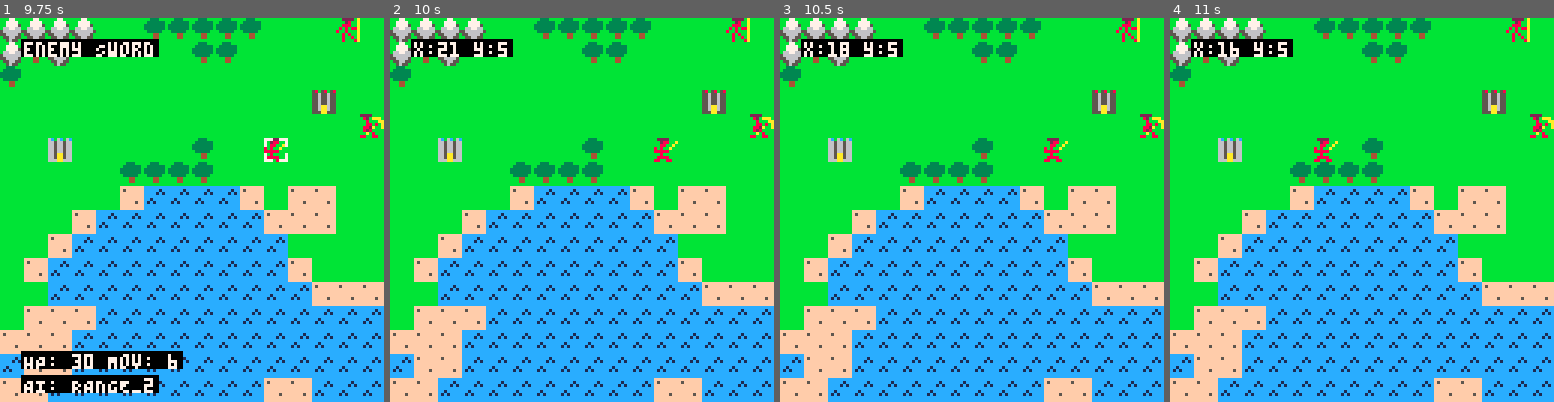
Above: before the commit, frames 1-4 (left to right).
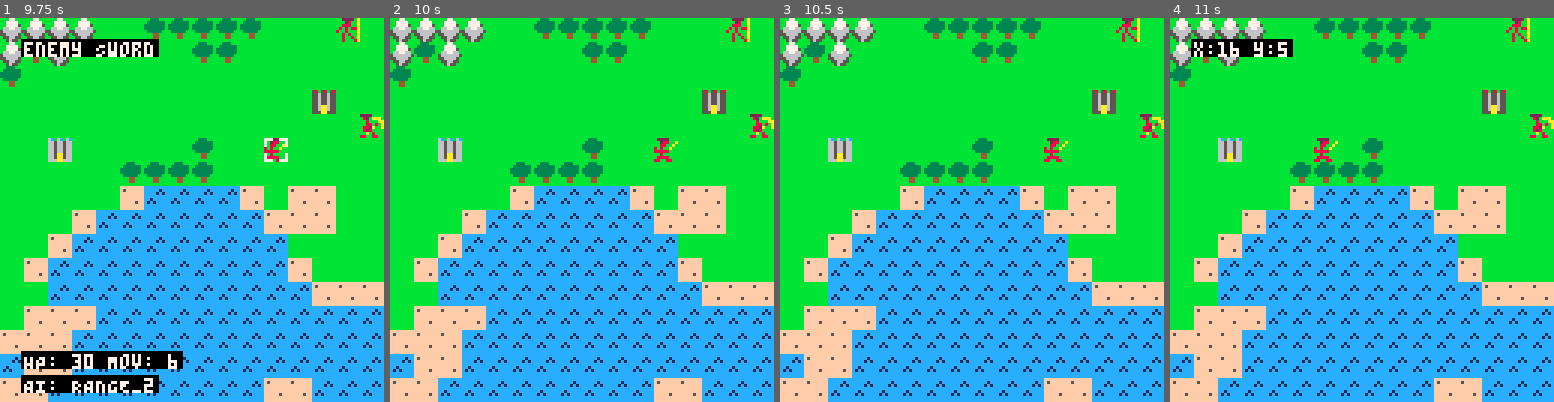
Above: after the commit, the same moments.

Repository: stavguo/pico-saga
Game: PICO-8 cartridge ftrpg.p8
The game is run twice, just before and just after one commit, with the same random seed, the same clock (stepped at 60 frames per second) and the same inputs.
Inputs:
- Up to frame 1 (9.75 s): tap X (X key) at 0.33, 1.07, 1.85, 2.97, 4.08, 5.2, 6.32, 7.43, 8.55, 9.67 s; tap O (Z key) at 0.7, 1.7, 2.1, 2.5, 2.9, 3.3, 3.7, 4.1, 4.5, 4.9, 5.3, 5.7, 6.1, 6.5, 6.9, 7.3, 7.7, 8.1, 8.5, 8.9, 9.3, 9.7 s; hold Right 1.6-2.1 s; hold Up 2.15-2.42 s; hold Right 2.47-3.03 s; hold Left 3.08-3.58 s; hold Down 3.63-3.97 s; hold Right 4.02-4.68 s; hold Up 4.73-5.03 s; hold Left 5.08-5.68 s; hold Down 5.73-6.03 s; hold Right 6.08-6.58 s; hold Right 6.63-7.13 s; hold Up 7.18-7.45 s; hold Right 7.5-8.07 s; hold Left 8.12-8.62 s; hold Down 8.67-9 s; hold Right 9.05-9.72 s
- Up to frame 2 (10 s): hold Up from 9.77 s (still down)
- Up to frame 3 (10.5 s): release Up at 10.07 s; tap O (Z key) at 10.1 s; hold Left from 10.12 s (still down)
- Up to frame 4 (11 s): tap O (Z key) at 10.5, 10.9 s; release Left at 10.72 s; hold Down from 10.77 s (still down); tap X (X key) at 10.78 s

Frame 1 is identical in both runs. In frame 2, 1.2% of the frame differs, in the area x 5-33%, y 5-11%; in frame 3, 1.2%; in frame 4, nothing differs.

Commit message:
Improved enemy turn and pathfinding with coroutines

Diff:
--- a/src/fsm.lua
+++ b/src/fsm.lua
@@ -43,6 +43,7 @@
             printh("", "logs/seeds.txt", true)
             _seeds_initialized = true
         end
+        printh("", "logs/debug.txt", true)
         printh(
             "Generated map with seed: " .. seed .."/" .. treeseed ..
             " at " .. stat(93) .. ":" .. stat(94) .. ":" .. stat(95),
@@ -411,47 +412,63 @@
 }, { __index = base_state })
 
 fsm.states.enemy_turn = setmetatable({
-    enemy, co, step, -- 0=find, 1=move, 2=attack/standby
+    co,
     enter = function(payload)
-        step = 0
-        enemy = payload.enemy
-        co = assert(cocreate(find_optimal_attack_path))
+        local enemy = payload.enemy
+        co = cocreate(function()
+            -- Find path phase
+            local path = find_optimal_attack_path(enemy, fsm.units, fsm.castles, function(pos)
+                local unit = get_unit_at(pos, fsm.units)
+                return (unit == nil or unit.team == enemy.team) and mget(pos[1], pos[2]) < 6
+            end)
+
+            if path ~= nil and #path > 0 then
+                path = trim_path_tail_by_costs(path, enemy.Mov)
+                path = trim_path_tail_if_occupied(path, fsm.units)
+                -- Movement phase with timing
+                for i=1,#path do
+                    local v = indextovec(path[i])
+                    fsm.cursor = {v[1], v[2]}
+                    update_camera(fsm.cursor)
+                    -- Wait 0.2 seconds between moves
+                    local last_move_time = time()
+                    while time() - last_move_time < 0.2 do
+                        yield()
+                    end
+                end
+                move_unit(enemy, fsm.units, fsm.cursor)
+            end
+
+            player_units = {}
+            local tiles = get_tiles_within_distance(fsm.cursor, enemy.Atr)
+            for _, tile in ipairs(tiles) do
+                local unit = get_unit_at(tile, fsm.units, false)
+                if unit and unit.team == "player" then
+                    add(player_units, unit)
+                end
+            end
+
+            if #player_units == 0 then
+                fsm:change_state("overworld")
+            else
+                SHUFFLE(player_units)
+                fsm:change_state("combat", {
+                    attacker = enemy,
+                    defender = player_units[1],
+                    is_counter = false
+                })
+            end
+        end)
     end,
     update = function()
         if not co then return end
-        local ok, result = coresume(co, enemy, fsm.units, fsm.castles, function (pos)
-            local unit = get_unit_at(pos, fsm.units)
-            return (unit == nil or unit.team == fsm.selected_unit.team) and mget(pos[1], pos[2]) < 6
-        end)
-        if ok and costatus(co) == "dead" then
-            if step == 0 then
-                co = create_path_follower(
-                    result,  -- your path
-                    0.2,  -- interval
-                    function(point)
-                        fsm.cursor = {point[1], point[2]}
-                        update_camera(fsm.cursor)
-                    end,
-                    function()
-                        move_unit(enemy, fsm.units, fsm.cursor)
-                    end
-                )
-                step = 1-- co = cocreate(stall)
-            elseif step == 1 then
-                fsm:change_state("overworld")
-            end
-        end
-    end,
-    draw = function()
-        draw_units(fsm.units, function(unit)
-            return not unit.in_castle
-        end)
-        draw_cursor(fsm.cursor, true)
-        draw_cursor_coords(fsm.cursor)
-        -- Draw "Loading" text while finding the target
-        if step == 0 then
-            draw_centered_text("Thinking...", 7)
-        end
-    end,
-    exit = function() end
-}, { __index = base_state })
+        local active, exception = coresume(co)
+        if exception then
+            stop(trace(co, exception))
+        end
+    end,
+    draw = function()
+        draw_units(fsm.units, function(u) return not u.in_castle end)
+        draw_cursor(fsm.cursor, true)
+    end
+}, { __index = base_state })
--- a/src/pathfinding.lua
+++ b/src/pathfinding.lua
@@ -29,26 +29,20 @@
 end
 
 -- A* algorithm implementation that trims path based on unit movement
-function a_star(start, goal, max_movement, filter_func)
+function a_star(start, goal, filter_func)
+    costs = {}
+    prev = {}
     frontier = {}
+    found_goal = false
+
+    costs[start] = 0
     insert(frontier, start, 0)
-    came_from = {}
-    came_from[start] = nil
-    cost_so_far = {}
-    cost_so_far[start] = 0
-    found_goal = false
-    end_point = nil
-
-    while (#frontier > 0 and #frontier < 1025) do
+
+    while #frontier > 0 do
         current = popEnd(frontier)
 
         if current == goal then
             found_goal = true
-            end_point = current
-            break
-        end
-
-        if found_goal then
             break
         end
 
@@ -59,52 +53,65 @@
             -- Calculate movement cost based on terrain
             local tile = mget(next[1], next[2])
             local terrain_cost = TERRAIN_COSTS[tile] or 0 -- Default to 0 if tile is not in TERRAIN_COSTS
-            local new_cost = cost_so_far[current] + terrain_cost
-
-            if (cost_so_far[nextIndex] == nil) or (new_cost < cost_so_far[nextIndex]) then
-                cost_so_far[nextIndex] = new_cost
+            local new_cost = costs[current] + terrain_cost
+
+            if costs[nextIndex] == nil or new_cost < costs[nextIndex] then
+                costs[nextIndex] = new_cost
+                prev[nextIndex] = current
                 local priority = new_cost + heuristic(indextovec(goal), next)
                 insert(frontier, nextIndex, priority)
-
-                came_from[nextIndex] = current
             end
         end
     end
 
     if found_goal then
-        -- Reconstruct the path, excluding the start
-        local path = {}
-        local current = end_point
-        while current do
-            if came_from[current] == nil then
-                break
-            end
-            add(path, current)
-            current = came_from[current]
-        end
-        reverse(path)
-
-        -- Calculate cumulative movement cost and trim the path
-        local remaining_movement = max_movement
-        local trimmed_path = {}
-        for i, t_idx in ipairs(path) do
-            local point = indextovec(t_idx)
-            local tile = mget(point[1], point[2])
-            local cost = TERRAIN_COSTS[tile] or 0 -- Default to 0 if tile is not in TERRAIN_COSTS
-
-            if remaining_movement >= cost then
-                add(trimmed_path, point)
-                remaining_movement = remaining_movement - cost
-            else
-                break -- Stop if the unit cannot move further
-            end
-        end
-
-        -- Return the trimmed path
-        return trimmed_path
+        return costs, prev
     else
         return nil -- Return nil if no path is found
     end
+end
+
+function dijkstra(start_key, filter_func)
+    -- Initialize data structures
+    local costs = {}       -- costs[key] = cost to reach tile
+    local prev = {}       -- prev[key] = previous tile (for path reconstruction)
+    local frontier = {}   -- Priority queue: {tile_key, cost}
+
+    -- Initialize starting node
+    costs[start_key] = 0
+    insert(frontier, start_key, 0)  -- Priority = cost
+
+    -- Main loop
+    while #frontier > 0 do
+        -- Extract lowest-cost tile from frontier
+        local current_key = popEnd(frontier)
+        local current_pos = indextovec(current_key)
+
+        -- Explore neighbors
+        local neighbors = get_neighbors(current_pos, filter_func)
+        for neighbor_pos in all(neighbors) do
+            local neighbor_key = vectoindex(neighbor_pos)
+            local terrain_cost = TERRAIN_COSTS[mget(neighbor_pos[1], neighbor_pos[2])] or 0
+
+            -- Skip if terrain is impassable or cost is undefined
+            if not terrain_cost then goto next_neighbor end
+
+            -- Calculate new cost
+            local new_cost = costs[current_key] + terrain_cost
+
+            -- Update if new path is better
+            if not costs[neighbor_key] or new_cost < costs[neighbor_key] then
+                costs[neighbor_key] = new_cost
+                prev[neighbor_key] = current_key
+                insert(frontier, neighbor_key, new_cost)
+            end
+
+            ::next_neighbor::
+        end
+        ::continue::
+    end
+
+    return costs, prev
 end
 
 function find_optimal_attack_path(finder, units, castles, filter_func)
@@ -145,54 +152,61 @@
         end
     end
 
-    -- 2. Perform UCS to find movement costs
+    local count = 0
+    for k, v in pairs(attackable) do
+        count = count + 1
+    end
+
+    if next(attackable) == nil then return {} end
+
+    -- 2. Perform Dijkstra to find movement costs
     local start_key = vectoindex({finder.x, finder.y})
-    local frontier = {start_key}
-    local costs = {}
-    costs[start_key] = 0
-
-    while #frontier > 0 do
-        local current = deli(frontier, 1)
-        local neighbors = get_neighbors(indextovec(current))
-        for _, n in pairs(neighbors) do
-            local key = vectoindex(n)
-            local cost = TERRAIN_COSTS[mget(n[1], n[2])]
-            if cost then
-                local new_cost = costs[current] + cost
-                if costs[key] == nil or new_cost < costs[key] then
-                    if filter_func == nil or filter_func(n) then
-                        costs[key] = new_cost
-                        add(frontier, key)
-                    end
-                end
-            end
-        end
-    end
+    local costs, prev = dijkstra(start_key, filter_func)
 
     -- 3. Find intersection and sort using your insert
-    local potential = {} -- Returns array of {key,...} sorted by cost
+    local potential = {} -- Returns array of {{key,cost},...} sorted by cost desc
     for pos_key in pairs(attackable) do
         if costs[pos_key] then
             insert(potential, pos_key, costs[pos_key])
         end
     end
 
-    -- 4. Use a_star to get shortest path to best potential dest tile
-    local path = a_star(start_key, potential[#potential][1], finder.Mov, filter_func)
+    -- 4. Reconstruct path
+    local path = reconstruct_path(prev, potential[#potential][1])
 
     return path
 end
 
-function create_path_follower(path, interval, on_step, on_complete)
-    local co = cocreate(function()
-        for i=1,#path do
-            on_step(path[i])
-            local t=time()
-            while time()-t < interval do
-                yield()
-            end
-        end
-        if on_complete then on_complete() end
-    end)
-    return co
-end
+function trim_path_tail_if_occupied(path, units)
+    for i=#path,1,-1 do
+        local point = indextovec(path[i])
+        if not get_unit_at(point, units) then
+            break
+        end
+        deli(path, i)
+    end
+    return path
+end
+
+function trim_path_tail_by_costs(path, mov)
+    local r,p=mov,{}
+    for i=1,#path do
+        local v=indextovec(path[i])
+        local c=TERRAIN_COSTS[mget(v[1],v[2])]or 0
+        if r<c then break end
+        add(p,path[i])
+        r-=c
+    end
+    return p
+end
+
+function reconstruct_path(prev, target_key)
+    local path = {}
+    local current = target_key
+    while current and prev[current] do
+        add(path, current)
+        current = prev[current]
+    end
+    reverse(path)
+    return path
+end
